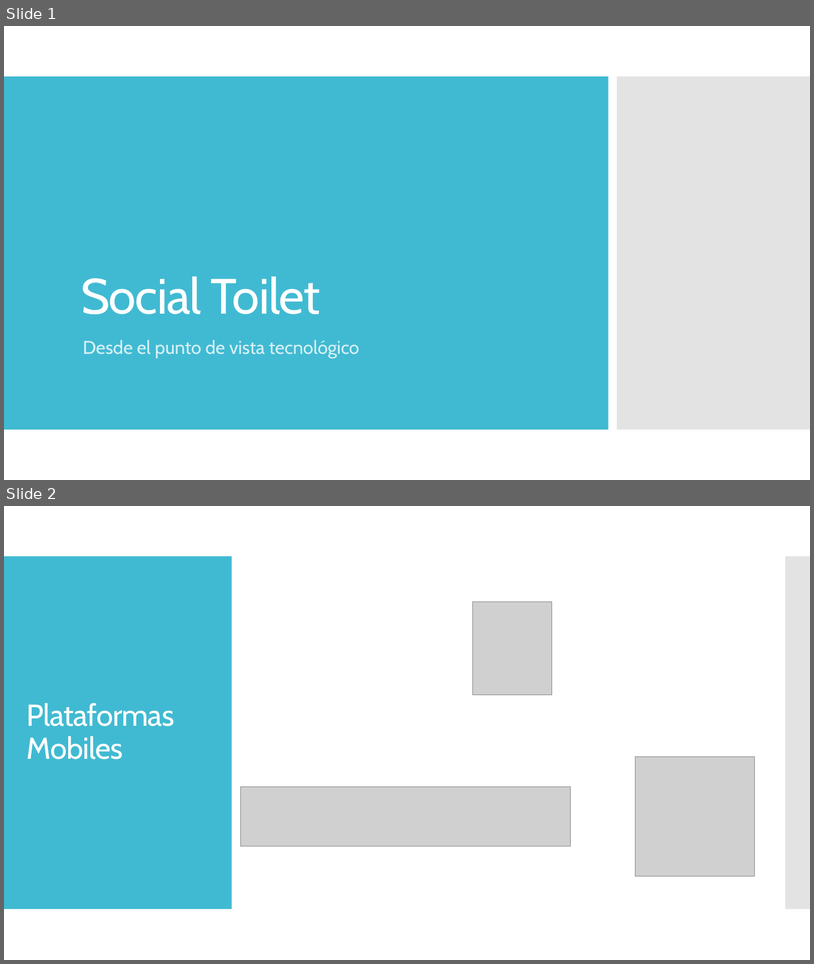
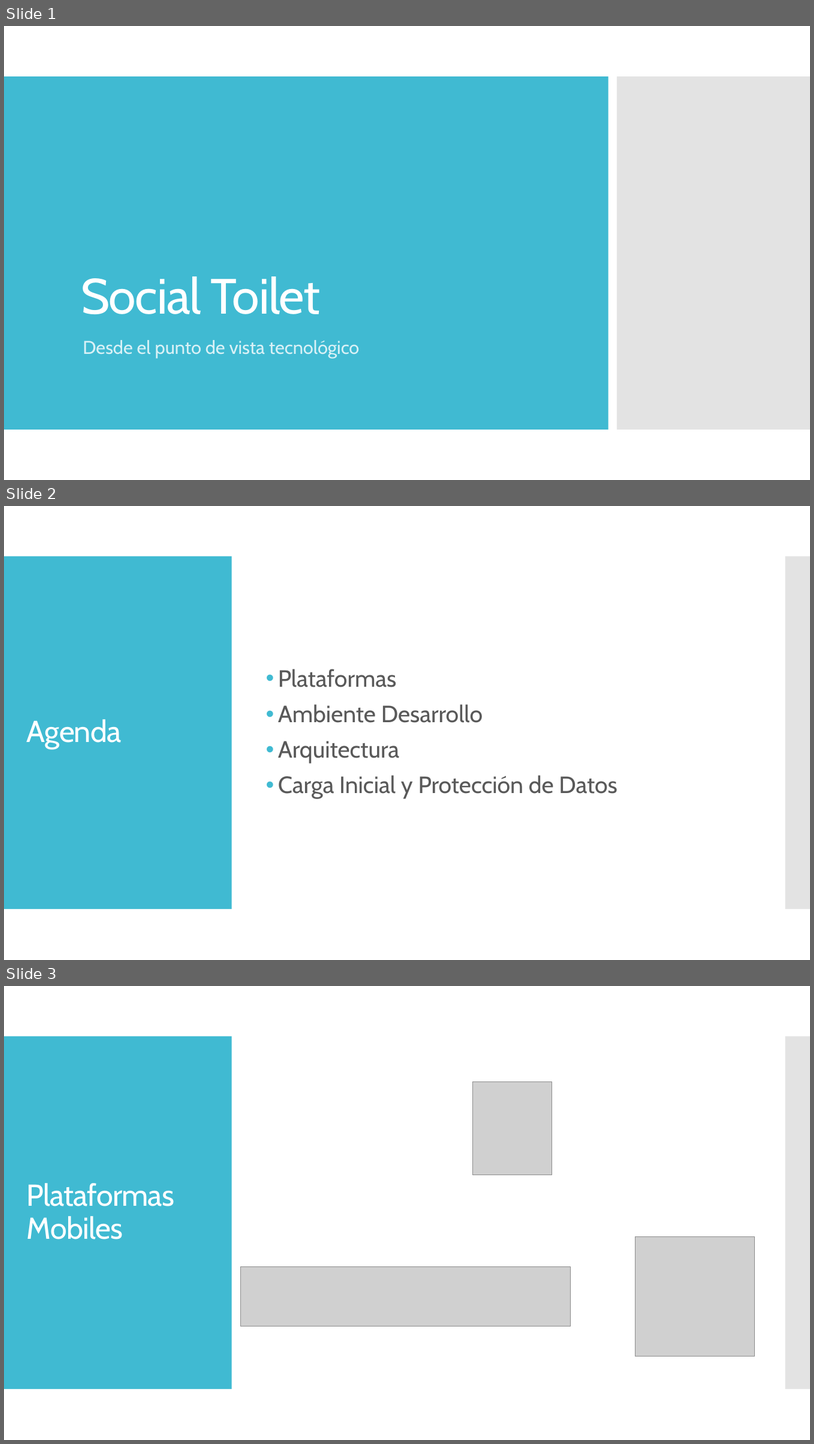
Before and after one commit to dschenkelman/taller-proyectos, a slide deck: Assets/PresentacionTecnica.pptx. Shown one above the other, each under a label of ours: slides 1 and 2 before the commit, slides 1, 2 and 3 after it. The pictures are 814x964 and 814x1444 pixels, drawn with LibreOffice and Linux fonts; fonts in the diff are those of the drawing; grey boxes stand for pictures. Boxes give left, top, right and bottom in pixels: in the first picture for what was removed or moved away, otherwise in the second. Text is boxed around its words. In the diff, an @@ line names an element or a change of style, - is before the commit and + after.

```diff
--- a/Assets/PresentacionTecnica.pptx
+++ b/Assets/PresentacionTecnica.pptx
@@ slide 2 added at (4, 506, 810, 960), background #FFFFFF; not listed: 2 template elements that a slide beside it also shows @@
@@ text added at (278, 669, 617, 799), 28 pt, text #595959 @@
+• Plataformas
+• Ambiente Desarrollo
+• Arquitectura
+• Carga Inicial y Protección de Datos
@@ title added at (27, 719, 122, 748), 36 pt, text #FFFFFF @@
+Agenda
@@ what was slide 2 is now slide 3 @@
```
Also in this commit, not shown: 1 slide changed, 3 other slides added.
